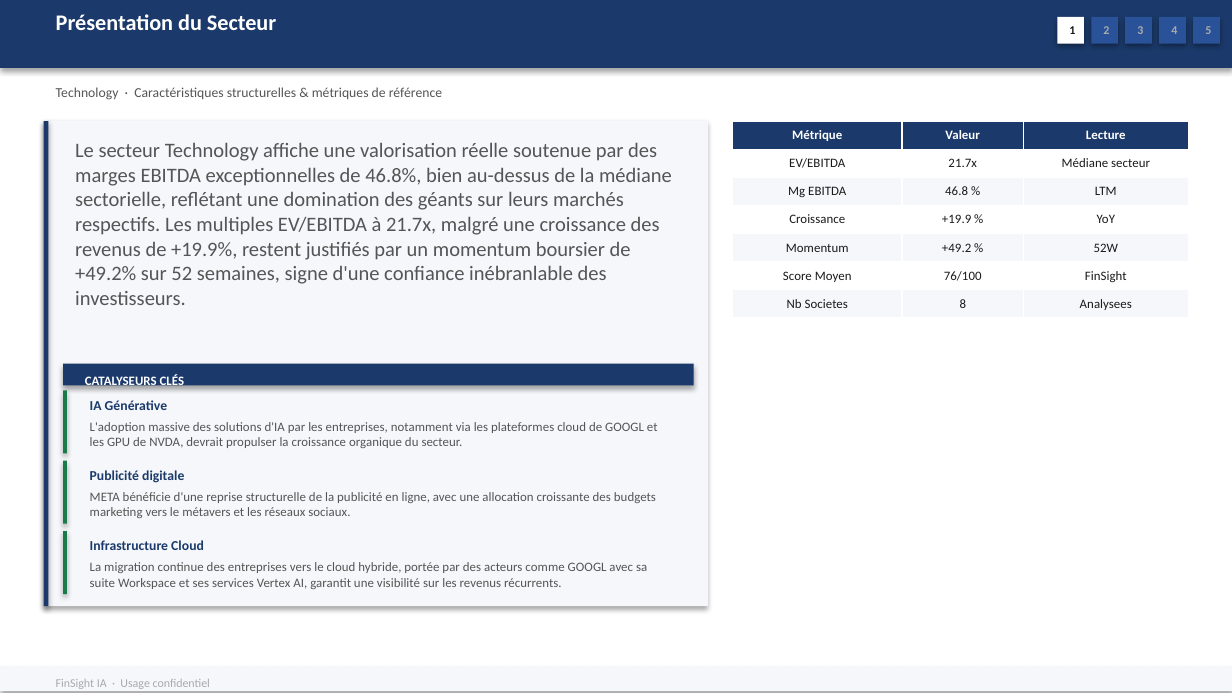
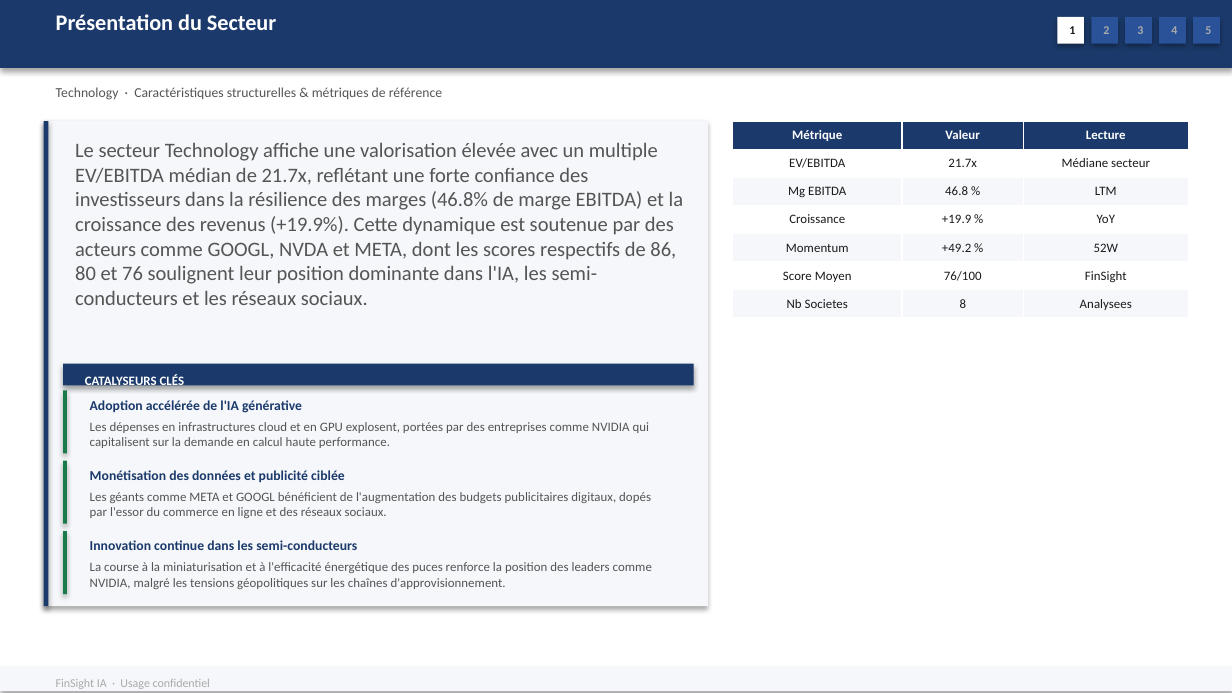
Before and after one commit to baptistejeh07-art/finsight-ia, a slide deck: slide 5 of preview/secteur_Technology_S&P_500/secteur_Technology_S&P_500.pptx. Drawn at 1232x693 pixels with LibreOffice and Linux fonts; fonts in the diff are those of the drawing. Boxes give left, top, right and bottom in pixels: in the first picture for what was removed or moved away, otherwise in the second. Text is boxed around its words. In the diff, an @@ line names an element or a change of style, - is before the commit and + after.

Commit message:
chore(preview): secteur_Technology_S&P_500 outputs regeneres

```diff
--- a/preview/secteur_Technology_S&P_500/secteur_Technology_S&P_500.pptx
+++ b/preview/secteur_Technology_S&P_500/secteur_Technology_S&P_500.pptx
@@ text at (75,142,684,305): text changed @@
-Le secteur Technology affiche une valorisation réelle soutenue par des marges EBITDA exceptionnelles de 46.8%, bien au-dessus de la médiane sectorielle, reflétant une domination des géants sur leurs marchés respectifs. Les multiples EV/EBITDA à 21.7x, malgré une croissance des revenus de +19.9%, restent justifiés par un momentum boursier de +49.2% sur 52 semaines, signe d'une confiance inébranlable des investisseurs.
+Le secteur Technology affiche une valorisation élevée avec un multiple EV/EBITDA médian de 21.7x, reflétant une forte confiance des investisseurs dans la résilience des marges (46.8% de marge EBITDA) et la croissance des revenus (+19.9%). Cette dynamique est soutenue par des acteurs comme GOOGL, NVDA et META, dont les scores respectifs de 86, 80 et 76 soulignent leur position dominante dans l'IA, les semi-conducteurs et les réseaux sociaux.
@@ text at (90,400,302,413): text changed @@
-IA Générative
+Adoption accélérée de l'IA générative
@@ text at (90,422,650,448): text changed @@
-L'adoption massive des solutions d'IA par les entreprises, notamment via les plateformes cloud de GOOGL et les GPU de NVDA, devrait propulser la croissance organique du secteur.
+Les dépenses en infrastructures cloud et en GPU explosent, portées par des entreprises comme NVIDIA qui capitalisent sur la demande en calcul haute performance.
@@ text at (90,470,345,482): text changed @@
-Publicité digitale
+Monétisation des données et publicité ciblée
@@ text at (90,492,651,518): text changed @@
-META bénéficie d'une reprise structurelle de la publicité en ligne, avec une allocation croissante des budgets marketing vers le métavers et les réseaux sociaux.
+Les géants comme META et GOOGL bénéficient de l'augmentation des budgets publicitaires digitaux, dopés par l'essor du commerce en ligne et des réseaux sociaux.
@@ text at (90,540,357,550): text changed @@
-Infrastructure Cloud
+Innovation continue dans les semi-conducteurs
@@ text at (90,562,652,589): text changed @@
-La migration continue des entreprises vers le cloud hybride, portée par des acteurs comme GOOGL avec sa suite Workspace et ses services Vertex AI, garantit une visibilité sur les revenus récurrents.
+La course à la miniaturisation et à l'efficacité énergétique des puces renforce la position des leaders comme NVIDIA, malgré les tensions géopolitiques sur les chaînes d'approvisionnement.
```
Also in this commit, not shown: 5 other slides changed, 2 other files.
